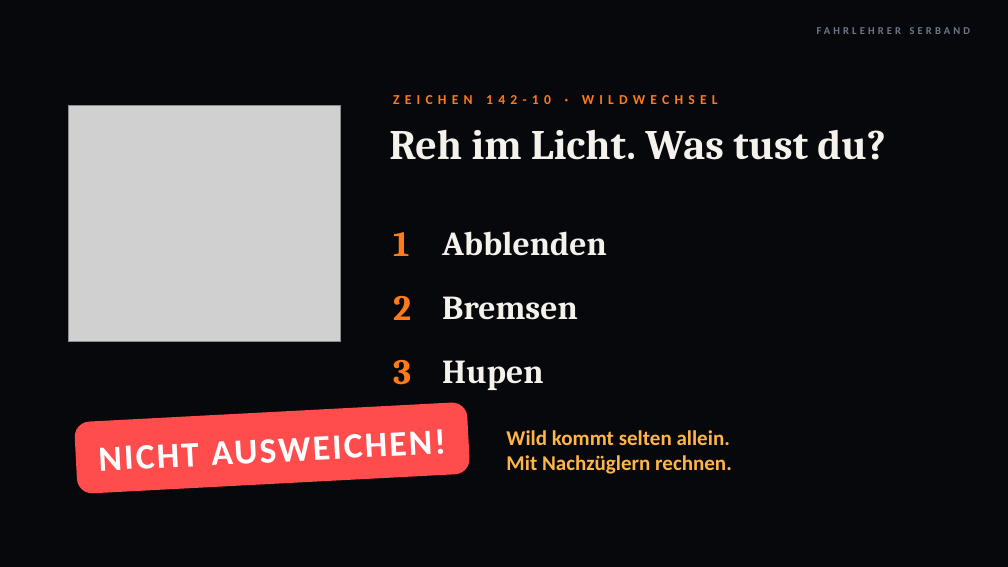
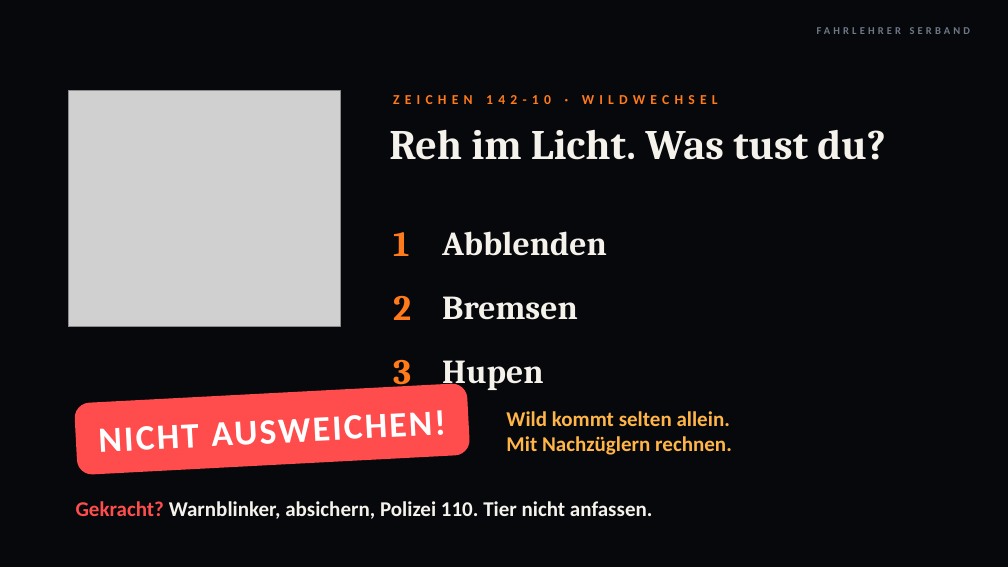
Before and after one commit to serband1995-hue/Fahrlehrer-Kompass-, a slide deck: slide 14 of theorie/lektion11/Lektion11_Besondere_Situationen.pptx. Drawn at 1008x567 pixels with LibreOffice and Linux fonts; fonts in the diff are those of the drawing; grey boxes stand for pictures; background and template pictures are left out. Boxes give left, top, right and bottom in pixels: in the first picture for what was removed or moved away, otherwise in the second. Text is boxed around its words. In the diff, an @@ line names an element or a change of style, - is before the commit and + after.

```diff
--- a/theorie/lektion11/Lektion11_Besondere_Situationen.pptx
+++ b/theorie/lektion11/Lektion11_Besondere_Situationen.pptx
@@ picture: place and size @@
-picture at box(68, 106, 340, 342)
+picture at box(68, 91, 340, 327)
@@ rounded rectangle "NICHT AUSWEICHEN!": place and size @@
-rounded rectangle "NICHT AUSWEICHEN!" at box(74, 402, 470, 494)
+rounded rectangle "NICHT AUSWEICHEN!" at box(74, 383, 470, 475)
@@ text "Wild kommt selten allein.": place and size @@
-text "Wild kommt selten allein." at box(506, 430, 732, 474)
+text "Wild kommt selten allein." at box(506, 411, 732, 455)
@@ text added at box(76, 501, 652, 519), 20 pt, text #F5F2EC, bold @@
+Gekracht? Warnblinker, absichern, Polizei 110. Tier nicht anfassen.
```
Also in this commit, not shown: 21 other slides changed, 1 slide added, 1 slide removed, 2 other files.
